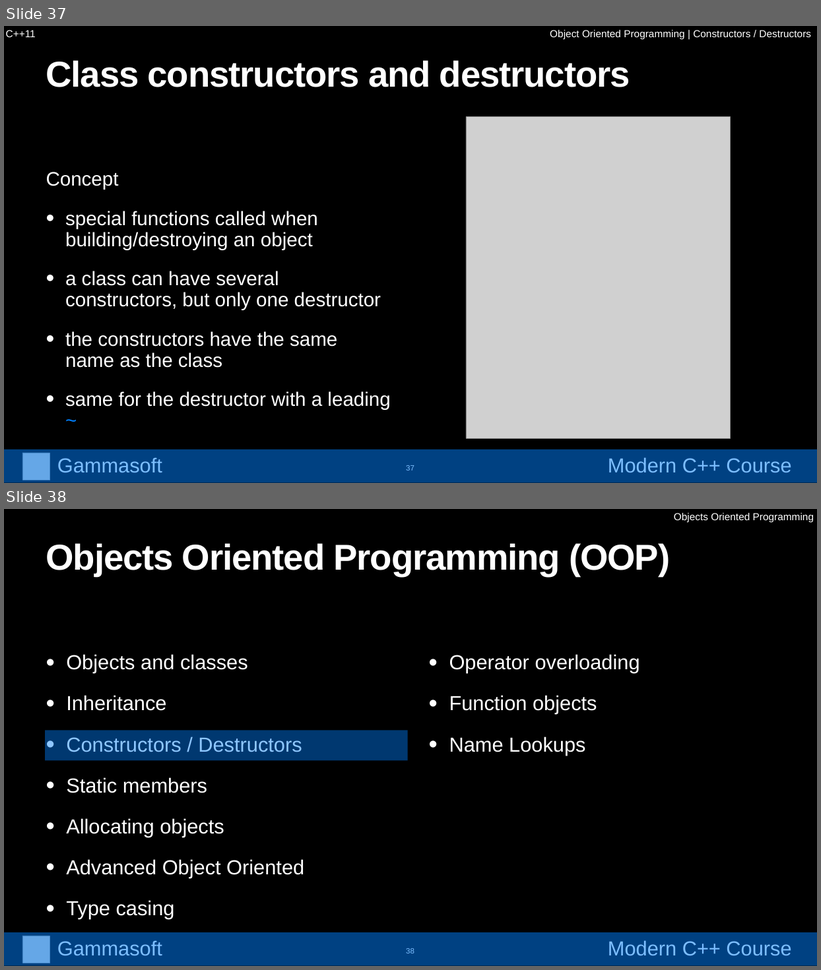
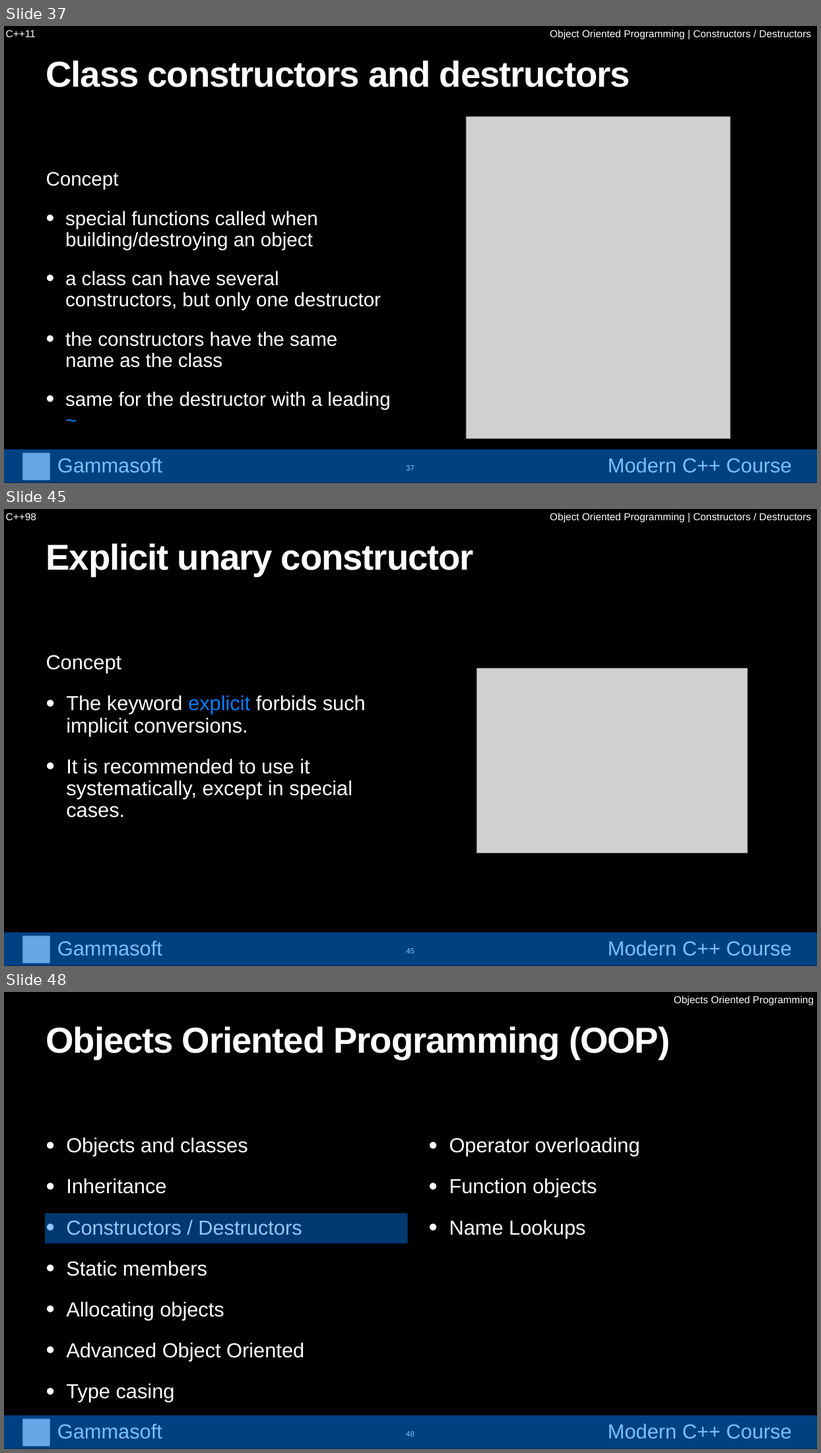
Before and after one commit to gammasoft71/cpp_modern_course, a slide deck: course/powerpoints/object_oriented_programming.pptx. Shown one above the other, each under a label of ours: slides 37 and 38 before the commit, slides 37, 45 and 48 after it; the slides between them are not shown. The pictures are 821x970 and 821x1453 pixels, drawn with LibreOffice and Linux fonts; fonts in the diff are those of the drawing; grey boxes stand for pictures. Boxes give left, top, right and bottom in pixels: in the first picture for what was removed or moved away, otherwise in the second. Text is boxed around its words. In the diff, an @@ line names an element or a change of style, - is before the commit and + after.

```diff
--- a/course/powerpoints/object_oriented_programming.pptx
+++ b/course/powerpoints/object_oriented_programming.pptx
@@ slide 45 added at [4, 509, 817, 966], background #000000 @@
@@ text added at [6, 513, 36, 520], 24 pt, text #FFFFFF @@
+C++98
@@ text added at [550, 512, 811, 522], 24 pt, text #FFFFFF @@
+Object Oriented Programming | Constructors / Destructors
@@ title added at [46, 543, 474, 576], 85 pt, text #FFFFFF, bold @@
+Explicit unary constructor
@@ text added at [46, 655, 366, 818], 48 pt, text #FFFFFF @@
+Concept
+• The keyword explicit forbids such implicit conversions.
+• It is recommended to use it systematically, except in special cases.
@@ picture added at [477, 669, 748, 854] @@
@@ group added at [4, 933, 817, 966]: 2 texts, 1 picture, 1 rectangle @@
+Gammasoft
+Modern C++ Course
@@ page number added at [406, 949, 415, 954], 18 pt, text #FFFFFF @@
+45
@@ what was slide 38 is now slide 48 @@
@@ page number at [406, 1432, 415, 1437]: text changed @@
-38
+48
```
Also in this commit, not shown: 9 other slides added.
